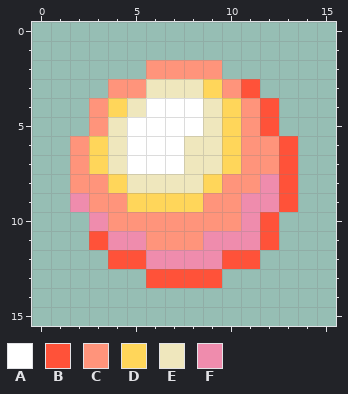
Two versions of one pixel-art sprite, GES/Content/Images/Items/Icon_MagiciteAttack.png. The picture above was drawn from the file before the commit.
The file is 16x16 pixels.
Palette (. is transparent): A #ffffff  B #ff5239  C #ff947b  D #ffd65a  E #efe7bd  F #ef8cad
The same view after the edit:
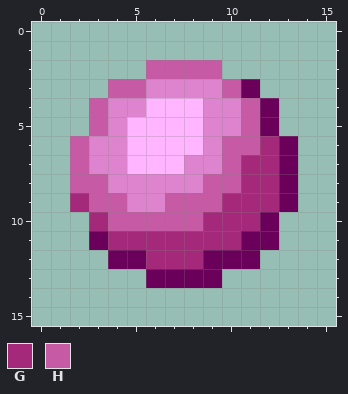
Colours new in this view: G #a5297b  H #c65aa5
Changes in this commit:
@@ palette @@
-A #ffffff
+A #ffb5ff
-B #ff5239
+B #6b005a
-E #efe7bd
+E #de84ce
@@ x 0..15 @@
  1 ................
- 2 ......CCCC......
- 3 ....CCEEEDCB....
- 4 ...CDEAAAEDCB...
- 5 ...CEAAAAEDCB...
- 6 ..CDEAAAEEDCCB..
- 7 ..CDEAAAEEDCCB..
- 8 ..CCDEEEEDCCFB..
- 9 ..FCCDDDDCCFFB..
-10 ...FCCCCCCCFB...
-11 ...BFFCCCFFFB...
-12 ....BBFFFFBB....
+ 2 ......HHHH......
+ 3 ....HHEEEEHB....
+ 4 ...HEEAAAEEHB...
+ 5 ...HEAAAAEEHB...
+ 6 ..HEEAAAAEHHGB..
+ 7 ..HEEAAAEEHGGB..
+ 8 ..HHEEEEEHHGGB..
+ 9 ..GHHEEHHHGGGB..
+10 ...GHHHHHGGGB...
+11 ...BGGGGGGGBB...
+12 ....BBGGGBBB....
 13 ......BBBB......
